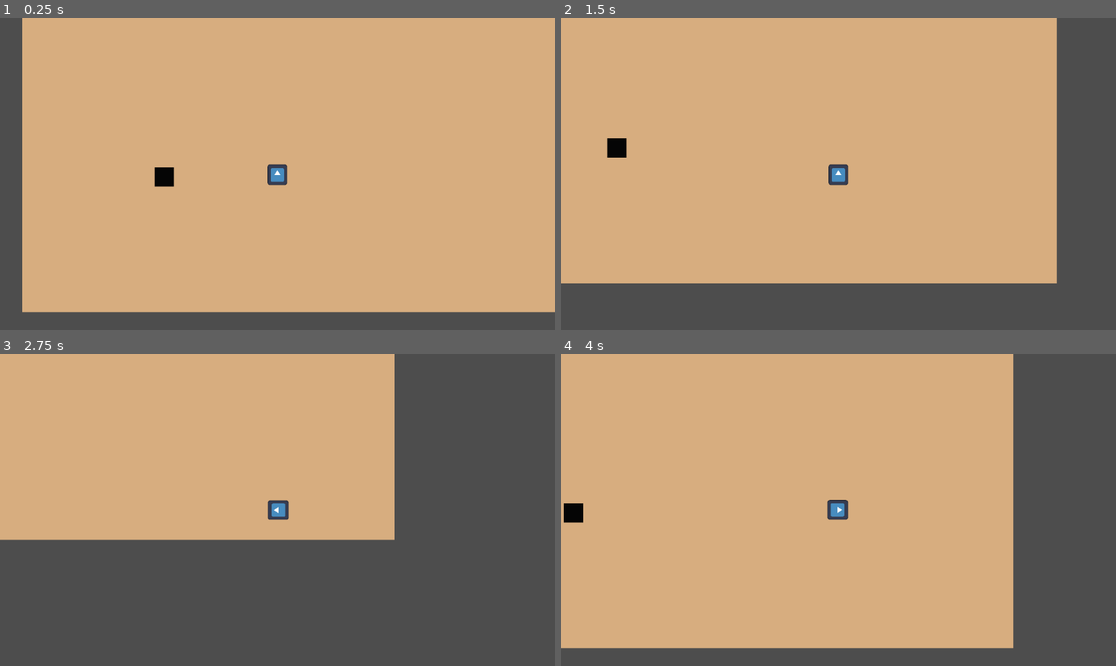
Above: before the commit, frames 1-4 (two rows, left to right).
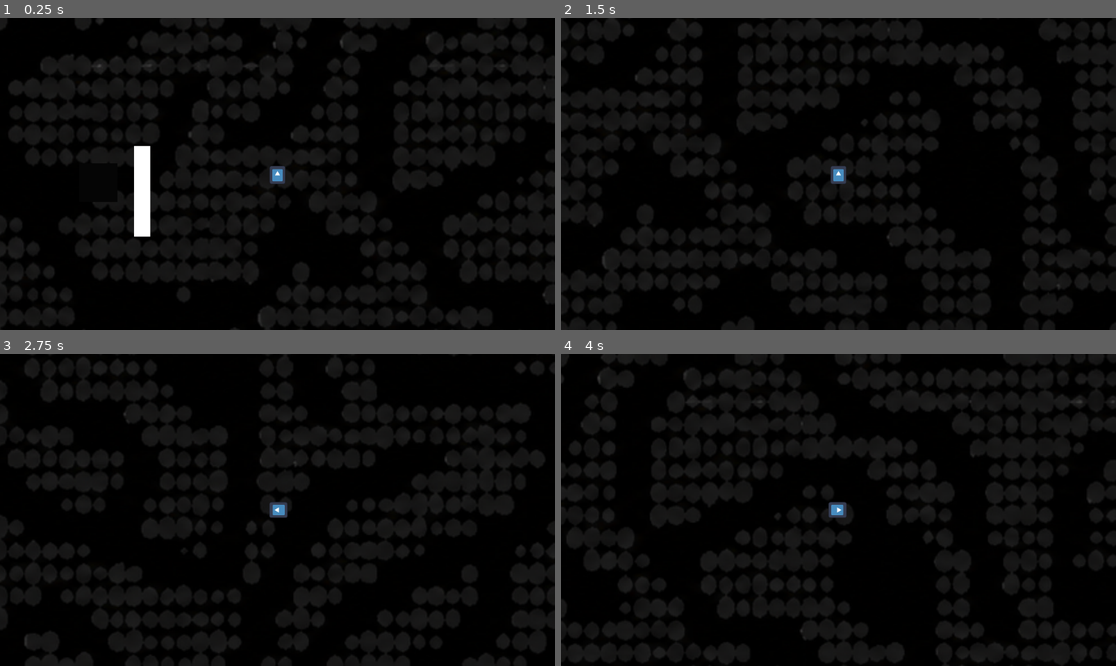
Above: after the commit, the same moments.

Repository: eliasescalante/GJ_godot_2026
Game: Godot game, scene res://src/scenes/world/world_test/world_test.tscn
Same seed, same stepped clock (60 frames per second), same inputs: the game is played once before the commit and once after it. The engine's default icon, where the game draws it, is replaced by a stand-in: a white triangle on a blue panel in a dark square.
Inputs:
- Up to frame 1 (0.25 s): no input
- Up to frame 2 (1.5 s): tap Enter at 0.5 s; hold Right (ui_right) 0.53-1.28 s; hold Down (ui_down) from 1.28 s (still down)
- Up to frame 3 (2.75 s): release Down (ui_down) at 2.03 s; hold Right (ui_right) from 2.03 s (still down)
- Up to frame 4 (4 s): release Right (ui_right) at 2.78 s; hold Up (ui_up) 2.78-3.53 s; hold Left (ui_left) from 3.53 s (still down)

The runs differ from the first frame. In frame 1, 100% of the frame differs, in the area x 0-100%, y 0-100%; in frame 2, 100%; in frame 3, 100%; in frame 4, 100%.

Commit message:
agrego detector de item

Diff:
--- a/project.godot
+++ b/project.godot
@@ -32,6 +32,7 @@
 
 player=""
 cuadradito=""
+pared=""
 
 [physics]
 
--- a/src/scenes/player/player.gd
+++ b/src/scenes/player/player.gd
@@ -1,25 +1,41 @@
 extends CharacterBody2D
-
 
 @export var SPEED = 300.0
 @onready var personaje = $Cuerpo
+var pared_en_frente = false
+
+
+func _ready():
+	pass
+
 
 func _physics_process(delta: float) -> void:
 	var direction := Input.get_vector("ui_left","ui_right","ui_up","ui_down")
 
 	if direction != Vector2.ZERO:
 		velocity = direction * SPEED
-		#aca hice esto para dar vuelta el sprite cuando me muevo
-		var angulito_del_movimiento = direction.angle()
-		personaje.rotation = angulito_del_movimiento -(PI / 2)
+		var angulo = direction.angle()
+		personaje.rotation = angulo - (PI / 2)
 	else:
 		velocity = velocity.move_toward(Vector2.ZERO, SPEED)
 
 	move_and_slide()
 
+#logica villera para detectar cuerpecitos diferentes:
+func _on_area_2d_body_entered(body: Node2D) -> void:
+	if body.is_in_group("pared"):
+		print("esta la pared")
+		pared_en_frente = true
 
-func _on_area_2d_body_entered(body: Node2D) -> void:
-	#para detectar items en modo test por el momento
-	#seguro usamos un group del tipo items por ahora cuadradito
-	if body.is_in_group("cuadradito"):
-		print("te vi")
+
+func _on_detector_item_body_entered(body: Node2D) -> void:
+	if body.is_in_group("cuadradito") and not pared_en_frente:
+		print("veo el item")
+	elif body.is_in_group("cuadradito") and pared_en_frente:
+		print("veo el item pero esta tapado por la pared")
+
+
+func _on_detector_pared_body_exited(body: Node2D) -> void:
+	if body.is_in_group("pared"):
+		pared_en_frente = false
+		print("ya no veo la pared")
--- a/src/scenes/player/player.tscn
+++ b/src/scenes/player/player.tscn
@@ -4,29 +4,37 @@
 [ext_resource type="Texture2D" uid="uid://cv3o0svgr5e3y" path="res://icon.svg" id="2_qopur"]
 
 [sub_resource type="RectangleShape2D" id="RectangleShape2D_qopur"]
-size = Vector2(40.125, 41.25)
+size = Vector2(16, 21)
 
 [node name="Player" type="CharacterBody2D" unique_id=2066801081 groups=["player"]]
 script = ExtResource("1_swhsd")
 
 [node name="CollisionShape2D" type="CollisionShape2D" parent="." unique_id=297698237]
-position = Vector2(-0.0625, 0.625)
+position = Vector2(0, 0.5)
 shape = SubResource("RectangleShape2D_qopur")
 debug_color = Color(0.90092397, 0.3072989, 0.12979418, 0.41960785)
 
 [node name="Camera2D" type="Camera2D" parent="." unique_id=1097500561]
+zoom = Vector2(2, 2)
 
 [node name="Cuerpo" type="Node2D" parent="." unique_id=417038828]
 
 [node name="Icon" type="Sprite2D" parent="Cuerpo" unique_id=902636276]
-position = Vector2(-0.24999905, 1.5)
-scale = Vector2(0.31640625, 0.3359375)
+position = Vector2(-9.536743e-07, 1)
+scale = Vector2(0.12890624, 0.1484375)
 texture = ExtResource("2_qopur")
 
-[node name="Area2D" type="Area2D" parent="Cuerpo" unique_id=2006814782]
+[node name="Detector_pared" type="Area2D" parent="Cuerpo" unique_id=2006814782]
 
-[node name="CollisionPolygon2D" type="CollisionPolygon2D" parent="Cuerpo/Area2D" unique_id=1937216781]
+[node name="CollisionPolygon2D" type="CollisionPolygon2D" parent="Cuerpo/Detector_pared" unique_id=1937216781]
 rotation = 1.565226
-polygon = PackedVector2Array(97, -43, 0, 0, 96, 46)
+polygon = PackedVector2Array(57.12723, -22.682135, 0, 0, 56.854286, 26.317106)
 
-[connection signal="body_entered" from="Cuerpo/Area2D" to="." method="_on_area_2d_body_entered"]
+[node name="Detector_item" type="Area2D" parent="Cuerpo" unique_id=711453216]
+
+[node name="CollisionPolygon2D" type="CollisionPolygon2D" parent="Cuerpo/Detector_item" unique_id=1776219267]
+polygon = PackedVector2Array(-15, 51, 13, 52, -1, 1)
+
+[connection signal="body_entered" from="Cuerpo/Detector_pared" to="." method="_on_area_2d_body_entered"]
+[connection signal="body_exited" from="Cuerpo/Detector_pared" to="." method="_on_detector_pared_body_exited"]
+[connection signal="body_entered" from="Cuerpo/Detector_item" to="." method="_on_detector_item_body_entered"]
--- /dev/null
+++ b/src/scenes/world/tile_laberiton_modelo_1/laberinto.tscn
@@ -0,0 +1,10 @@
+[gd_scene format=3 uid="uid://dv77agndd1jbs"]
+
+[ext_resource type="Texture2D" uid="uid://d1rokc6oul5cp" path="res://src/assets/laberinto.png" id="1_11j46"]
+
+[node name="Laberinto" type="Node2D" unique_id=1537931932]
+
+[node name="Laberinto" type="Sprite2D" parent="." unique_id=549683848]
+position = Vector2(626, 385)
+scale = Vector2(1.3289921, 1.4595959)
+texture = ExtResource("1_11j46")
--- a/src/scenes/world/world_test/world_test.tscn
+++ b/src/scenes/world/world_test/world_test.tscn
@@ -1,31 +1,46 @@
 [gd_scene format=3 uid="uid://bu2gms8radgl7"]
 
 [ext_resource type="PackedScene" uid="uid://difl8slskhcp1" path="res://src/scenes/player/player.tscn" id="1_1dhvx"]
+[ext_resource type="PackedScene" uid="uid://dv77agndd1jbs" path="res://src/scenes/world/tile_laberiton_modelo_1/laberinto.tscn" id="2_cykxl"]
 
 [sub_resource type="RectangleShape2D" id="RectangleShape2D_1dhvx"]
 size = Vector2(45.5, 41.5)
 
+[sub_resource type="RectangleShape2D" id="RectangleShape2D_cykxl"]
+size = Vector2(18, 91.5)
+
 [node name="WorldTest" type="Node2D" unique_id=211107038]
 
-[node name="ColorRect" type="ColorRect" parent="." unique_id=625326707]
-offset_left = -3.0
-offset_top = -5.0
-offset_right = 1205.0
-offset_bottom = 657.0
-color = Color(0.842374, 0.6794331, 0.4983136, 1)
+[node name="Laberinto" parent="." unique_id=1537931932 instance=ExtResource("2_cykxl")]
+position = Vector2(-25, 66)
 
 [node name="Player" parent="." unique_id=2066801081 instance=ExtResource("1_1dhvx")]
 position = Vector2(527, 370)
 
-[node name="StaticBody2D" type="StaticBody2D" parent="." unique_id=1697062501 groups=["cuadradito"]]
+[node name="Item" type="StaticBody2D" parent="." unique_id=1697062501 groups=["cuadradito"]]
+position = Vector2(49, 3)
+metadata/_edit_group_ = true
 
-[node name="ColorRect" type="ColorRect" parent="StaticBody2D" unique_id=802751612]
+[node name="ColorRect" type="ColorRect" parent="Item" unique_id=802751612]
 offset_left = 272.0
 offset_top = 356.0
 offset_right = 312.0
 offset_bottom = 396.0
 color = Color(0.021434637, 0.021434635, 0.021434633, 1)
 
-[node name="CollisionShape2D" type="CollisionShape2D" parent="StaticBody2D" unique_id=1279917571]
-position = Vector2(291.25, 376.25)
+[node name="CollisionShape2D" type="CollisionShape2D" parent="Item" unique_id=1279917571]
+position = Vector2(289, 377)
 shape = SubResource("RectangleShape2D_1dhvx")
+
+[node name="Pared" type="StaticBody2D" parent="." unique_id=855762122 groups=["pared"]]
+position = Vector2(-1, 7)
+
+[node name="CollisionShape2D" type="CollisionShape2D" parent="Pared" unique_id=1786872470]
+position = Vector2(387, 381)
+shape = SubResource("RectangleShape2D_cykxl")
+
+[node name="ColorRect" type="ColorRect" parent="Pared" unique_id=1927904053]
+offset_left = 379.0
+offset_top = 334.0
+offset_right = 396.0
+offset_bottom = 428.0
Binary file added: src/assets/laberinto.png
Not shown, added: src/assets/laberinto.png.import
